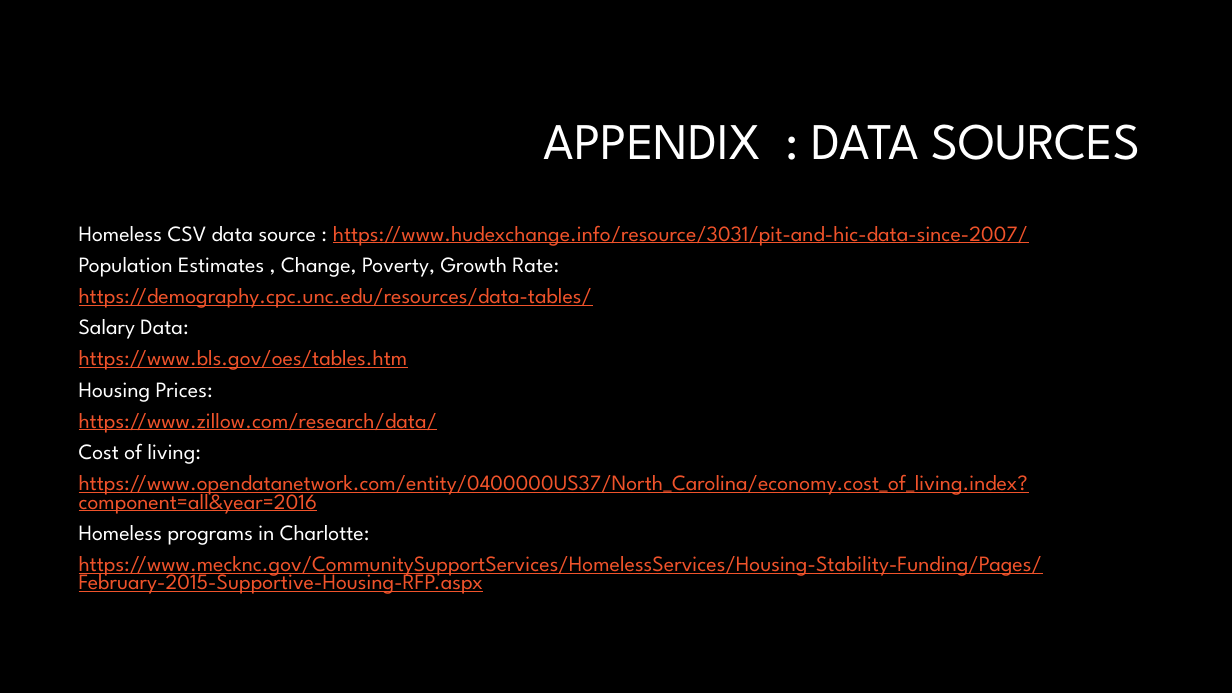
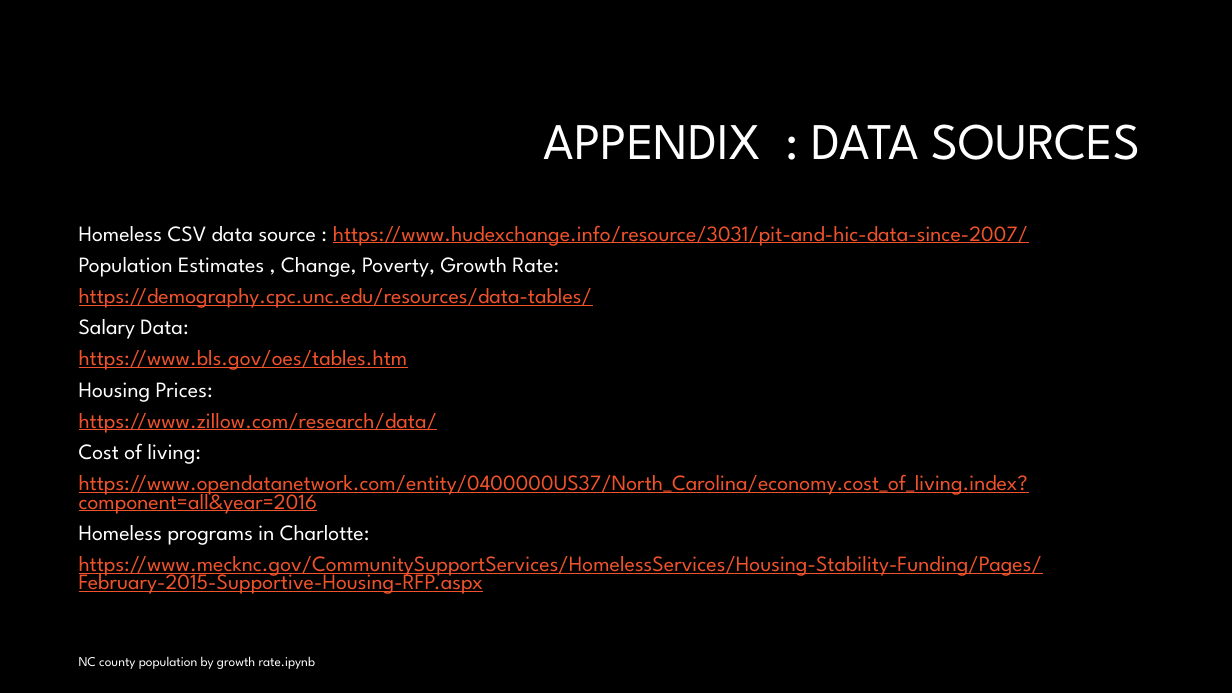
Before and after one commit to JANSSOC/Group6_Project, a slide deck: slide 12 of Group Project one .pptx (slide 11 before the commit). Drawn at 1232x693 pixels with LibreOffice and Linux fonts; fonts in the diff are those of the drawing; background and template pictures are left out. Boxes give left, top, right and bottom in pixels: in the first picture for what was removed or moved away, otherwise in the second. Text is boxed around its words. In the diff, an @@ line names an element or a change of style, - is before the commit and + after.

```diff
--- a/Group Project one .pptx
+++ b/Group Project one .pptx
@@ text added at (79,656,315,669), 10.5 pt, text #FFFFFF @@
+NC county population by growth rate.ipynb
```
Also in this commit, not shown: 9 other slides changed, 1 slide added.
